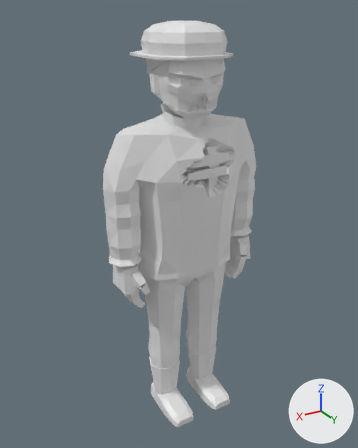
One commit to the glTF model assets/models/zombie_firefighter_m_b3.glb: the scene before it, then after it.
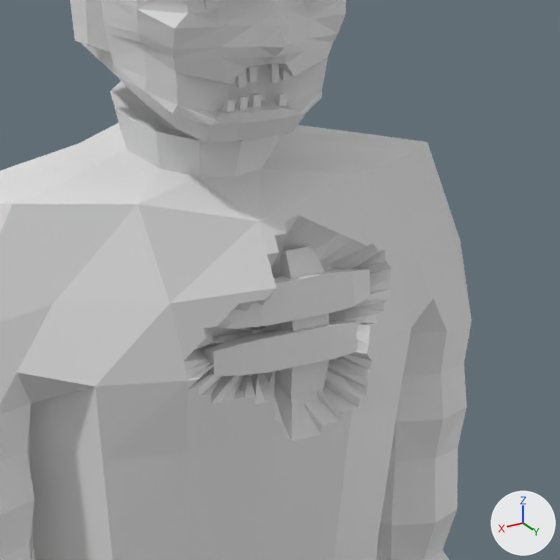
Each version is shown whole from a 50 mm lens placed at (1.182, 1.918, 2.012), pointed at (-0.002, -0.056, 1.025), then close up on the part from 37% to 78% of the width and 18% to 51% of the height. The axes (+X, +Y, +Z) are drawn at lower right. The lights are the same throughout. The first two pictures are the older version. Vertices at exactly the same position are counted once.

Before the edit, the objects in view are built like this:
```python
me_zombie_firefighter_m_b3 = bpy.data.meshes.new('zombie_firefighter_m_b3')
me_zombie_firefighter_m_b3.from_pydata(...)  # 2089 vertices, 4018 faces; spans x -0.42..0.42, y -0.29..0.22, z 0.0..1.97
ob_zombie_firefighter_m_b3 = bpy.data.objects.new('zombie_firefighter_m_b3', me_zombie_firefighter_m_b3)
ob_zombie_firefighter_m_b3.location = (0.0, 0.0, 0.0)
```
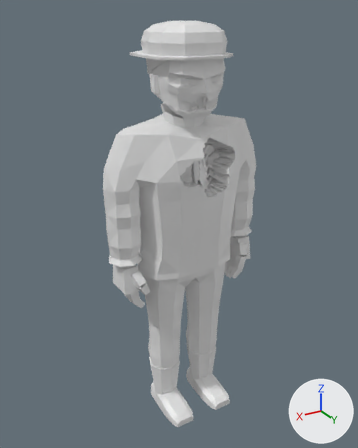
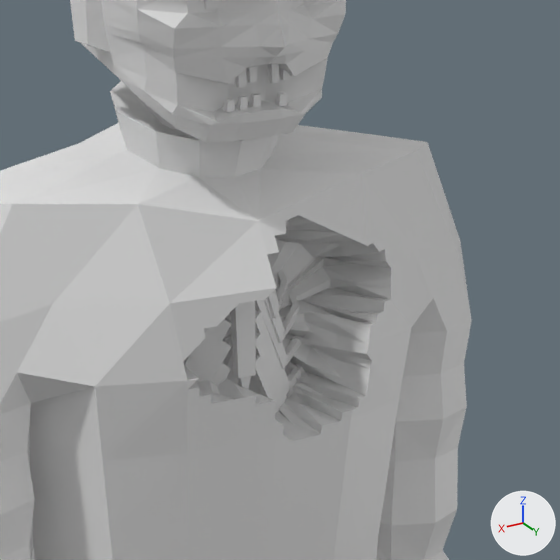
Diff of the bpy script that builds the scene:
```diff
--- a/assets/models/zombie_firefighter_m_b3.glb.py
+++ b/assets/models/zombie_firefighter_m_b3.glb.py
@@ me_zombie_firefighter_m_b3 @@
 # used by ob_zombie_firefighter_m_b3; location = (0.0, 0.0, 0.0)
-me_zombie_firefighter_m_b3.from_pydata(...)  # 2089 vertices, 4018 faces; spans x -0.42..0.42, y -0.29..0.22, z 0.0..1.97
+me_zombie_firefighter_m_b3.from_pydata(...)  # 2409 vertices, 4594 faces; spans x -0.42..0.42, y -0.29..0.22, z 0.0..1.97
+# me_zombie_firefighter_m_b3 part 1: the loose piece of 8 vertices spanning x -0.02..0.02, y -0.04..-0.01, z 1.43..1.45 is copied, and the copy is scaled about its middle by (0.718, -0.351, -5.91), then moved by (0.0, 0.12, -0.07); it spans x -0.01..0.01, y 0.09..0.11, z 1.3..1.43
+# me_zombie_firefighter_m_b3 part 2: the loose piece of 8 vertices spanning x -0.02..0.02, y -0.04..-0.01, z 1.43..1.45 is copied, and the copy is scaled about its middle by (0.255, -0.204, -1.36), then moved by (0.0, 0.12, -0.16); it spans x -0.01..0.01, y 0.1..0.11, z 1.27..1.3
+# me_zombie_firefighter_m_b3 part 3: a new loose piece of 28 vertices spanning x 0.01..0.15, y -0.1..0.1, z 1.29..1.4
+# me_zombie_firefighter_m_b3 part 4: a new loose piece of 28 vertices spanning x -0.15..-0.01, y -0.1..0.1, z 1.29..1.4
+# me_zombie_firefighter_m_b3 part 5: a new loose piece of 28 vertices spanning x 0.01..0.16, y -0.1..0.1, z 1.25..1.38
+# me_zombie_firefighter_m_b3 part 6: a new loose piece of 28 vertices spanning x 0.01..0.17, y -0.1..0.1, z 1.22..1.35
+# me_zombie_firefighter_m_b3 part 7: a new loose piece of 28 vertices spanning x 0.01..0.18, y -0.1..0.1, z 1.18..1.32
+# me_zombie_firefighter_m_b3 part 8: a new loose piece of 28 vertices spanning x -0.18..-0.01, y -0.1..0.1, z 1.18..1.32
+# me_zombie_firefighter_m_b3 part 9: 242 vertices moved from x -0.16..0.08, y 0.06..0.16, z 1.25..1.46 to x -0.18..0.13, y -0.09..0.13, z 1.23..1.51; 2 vertices removed from x -0.08..0.05, y 0.12..0.14, z 1.25..1.38; 98 vertices added at x -0.17..0.07, y -0.1..0.1, z 1.22..1.48
+# other edits to the shape of me_zombie_firefighter_m_b3 do not show in these pictures
```

Pixel boxes (x1, y1, x2, y2) of what changed, in the close-ups (560 x 560 px; the box of a moved part takes in the faces that stretch with it):
part 1 of me_zombie_firefighter_m_b3, added
    after: (231, 301, 256, 379)
part 2 of me_zombie_firefighter_m_b3, added (mostly hidden)
    after: (239, 376, 251, 389)
part 3 of me_zombie_firefighter_m_b3, added
    after: (184, 325, 219, 373)
part 4 of me_zombie_firefighter_m_b3, added
    after: (255, 300, 302, 369)
part 5 of me_zombie_firefighter_m_b3, added
    after: (193, 319, 232, 381)
part 6 of me_zombie_firefighter_m_b3, added
    after: (199, 340, 231, 382)
part 7 of me_zombie_firefighter_m_b3, added (mostly hidden)
    after: (211, 363, 231, 386)
part 8 of me_zombie_firefighter_m_b3, added
    after: (254, 355, 281, 413)
part 9 of me_zombie_firefighter_m_b3, moved or reshaped
    both: (183, 215, 391, 441)
